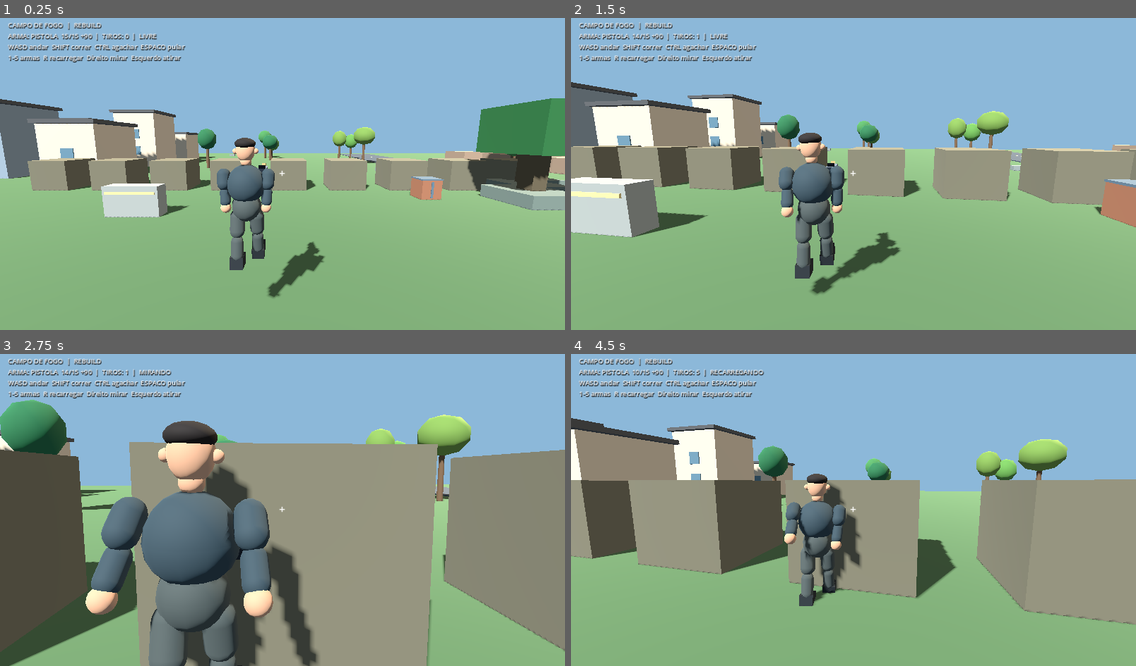
Above: before the commit, frames 1-4 (two rows, left to right).
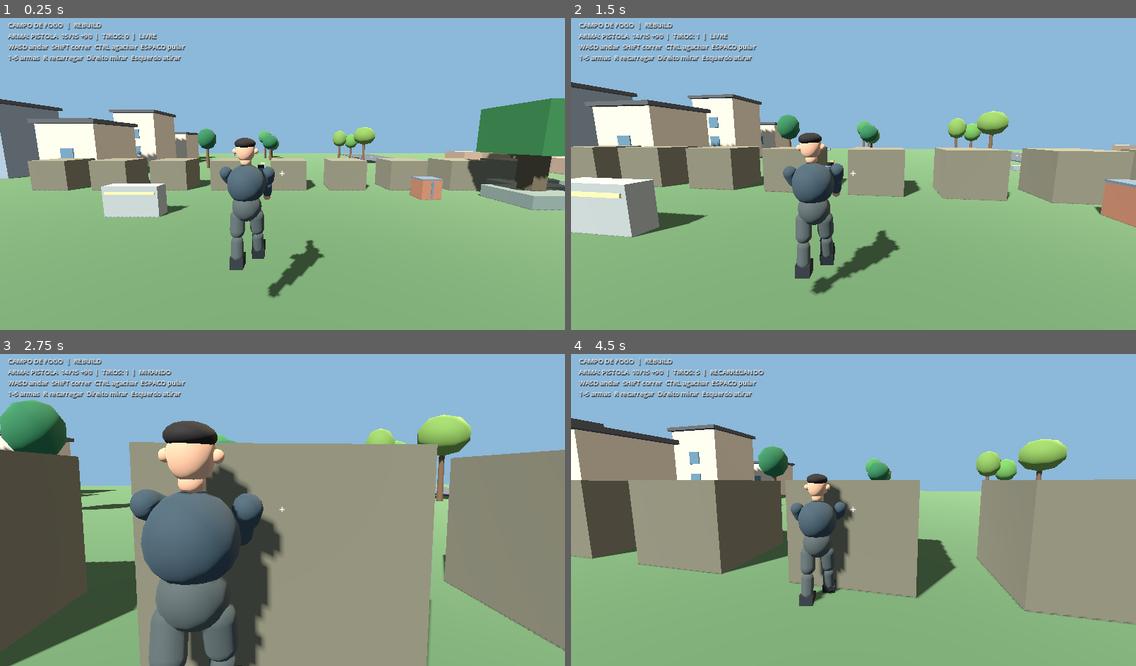
Above: after the commit, the same moments.

Repository: jaime66fla-crypto/gameteste
Game: Godot game, scene res://scenes/main.tscn
Same seed, same stepped clock (60 frames per second), same inputs: the game is played once before the commit and once after it.
Inputs (mouse positions are in pixels of both pictures, inside the frame that each line leads up to):
- Up to frame 1 (0.25 s): no input
- Up to frame 2 (1.5 s): tap Enter at 0.5 s; move the mouse to (881, 170) at 0.52 s; hold Right mouse button (aim) 0.53-1.28 s; hold W (move_forward) from 0.53 s (still down); click (881, 170) at 0.67 s; tap Space (jump) at 0.77 s; tap Ctrl (crouch) at 0.8, 1.35 s; move the mouse to (825, 174) at 1.27 s
- Up to frame 3 (2.75 s): keep holding W (move_forward); tap Space (jump) at 1.52 s; right-click (254, 510) at 1.55 s; move the mouse to (293, 500) at 2.02 s; hold Right mouse button (aim) from 2.03 s (still down); tap Ctrl (crouch) at 2.3 s
- Up to frame 4 (4.5 s): keep holding W (move_forward); move the mouse to (847, 513) at 2.77 s; release Right mouse button (aim) at 2.78 s; tap Ctrl (crouch) at 2.85, 3.8 s; click (847, 513) at 2.92 s; tap Space (jump) at 3.02, 3.77 s; right-click (847, 513) at 3.05 s; move the mouse to (893, 510) at 3.52 s; press the mouse at (893, 510) at 3.53 s; tap R (reload) at 4.15 s; move the mouse to (808, 503) at 4.27 s; release the mouse at (808, 503) at 4.28 s; tap Shift (sprint) at 4.35 s

The runs differ from the first frame. In frame 1, 0.6% of the frame differs, in the area x 38-58%, y 46-82%; in frame 2, 0.8%; in frame 3, 6.0%, in the area x 15-57%, y 43-100%; in frame 4, 1.0%.

Commit message:
feat(rebuild): articulate elbows and align tactical arms with weapon mount

Diff:
--- a/godot/scripts/avatar/avatar_controller.gd
+++ b/godot/scripts/avatar/avatar_controller.gd
@@ -92,7 +92,7 @@
     right_arm = _build_arm("RightArm", 0.37, cloth, skin)
     weapon_mount = Node3D.new()
     weapon_mount.name = "WeaponMount"
-    weapon_mount.position = Vector3(0.22, 1.38, -0.40)
+    weapon_mount.position = Vector3(0.19, 1.36, -0.52)
     add_child(weapon_mount)
 
 func _build_leg(part_name: String, x: float, pants: Material, boots: Material) -> Node3D:
@@ -110,9 +110,13 @@
     pivot.name = part_name
     pivot.position = Vector3(x, 0.45, 0)
     torso.add_child(pivot)
-    _capsule(pivot, "UpperArm", 0.11, 0.36, Vector3(0, -0.17, 0), cloth)
-    _capsule(pivot, "Forearm", 0.087, 0.33, Vector3(0, -0.45, -0.07), cloth)
-    _sphere(pivot, "Hand", 0.086, Vector3(0, -0.63, -0.09), skin)
+    _capsule(pivot, "UpperArm", 0.108, 0.36, Vector3(0, -0.17, 0), cloth)
+    var elbow := Node3D.new()
+    elbow.name = "Elbow"
+    elbow.position = Vector3(0, -0.34, 0)
+    pivot.add_child(elbow)
+    _capsule(elbow, "Forearm", 0.083, 0.34, Vector3(0, -0.16, 0), cloth)
+    _sphere(elbow, "Hand", 0.075, Vector3(0, -0.34, 0), skin, Vector3(0.95, 1.35, 0.86))
     return pivot
 
 func animate(delta: float, move_amount: float, running: bool, crouched: bool, aiming: bool, airborne: bool, reloading: bool) -> void:
@@ -124,15 +128,26 @@
     var amplitude := 0.51 if running else (0.24 if crouched else 0.36)
     left_leg.rotation.x = lerpf(left_leg.rotation.x, stride * amplitude if not airborne else -0.19, blend)
     right_leg.rotation.x = lerpf(right_leg.rotation.x, -stride * amplitude if not airborne else 0.24, blend)
-    var left_arm_target := (-0.65 if aiming else -0.30) - stride * (0.05 if aiming else 0.23)
-    var right_arm_target := (-0.71 if aiming else -0.29) + stride * (0.05 if aiming else 0.23)
+    # Positive X tilt brings hands forward (negative Z in Godot).
+    # Both shoulders pitch forward while elbows fold to support the weapon.
+    var arm_pitch := 1.05 if aiming else (0.73 if smoothed_move < 0.12 else 0.58)
+    var arm_swing := stride * (0.06 if aiming else 0.18)
+    var right_target := arm_pitch + arm_swing
+    var left_target := arm_pitch - arm_swing
     if reloading:
-        left_arm_target = -0.96
-        right_arm_target = -0.48
-    left_arm.rotation.x = lerpf(left_arm.rotation.x, left_arm_target, blend)
-    right_arm.rotation.x = lerpf(right_arm.rotation.x, right_arm_target, blend)
-    left_arm.rotation.z = lerpf(left_arm.rotation.z, -0.15 if aiming else 0.07, blend)
-    right_arm.rotation.z = lerpf(right_arm.rotation.z, 0.15 if aiming else -0.07, blend)
+        left_target = 0.54
+        right_target = 0.99
+    left_arm.rotation.x = lerpf(left_arm.rotation.x, left_target, blend)
+    right_arm.rotation.x = lerpf(right_arm.rotation.x, right_target, blend)
+    # Negative Z for the left arm crosses the centerline; right stays near grip.
+    left_arm.rotation.z = lerpf(left_arm.rotation.z, 0.44 if aiming else 0.28, blend)
+    right_arm.rotation.z = lerpf(right_arm.rotation.z, -0.17 if aiming else -0.09, blend)
+    var left_elbow := left_arm.get_node_or_null("Elbow") as Node3D
+    var right_elbow := right_arm.get_node_or_null("Elbow") as Node3D
+    if left_elbow != null:
+        left_elbow.rotation.x = lerpf(left_elbow.rotation.x, -0.26 if aiming else -0.18, blend)
+    if right_elbow != null:
+        right_elbow.rotation.x = lerpf(right_elbow.rotation.x, -0.20 if aiming else -0.12, blend)
     torso.rotation.z = lerpf(torso.rotation.z, 0.035 * stride, blend)
     torso.rotation.x = lerpf(torso.rotation.x, 0.08 if running else (0.045 if aiming else 0.0), blend)
     hips.position.y = lerpf(hips.position.y, 0.70 if crouched else 0.96, blend)
